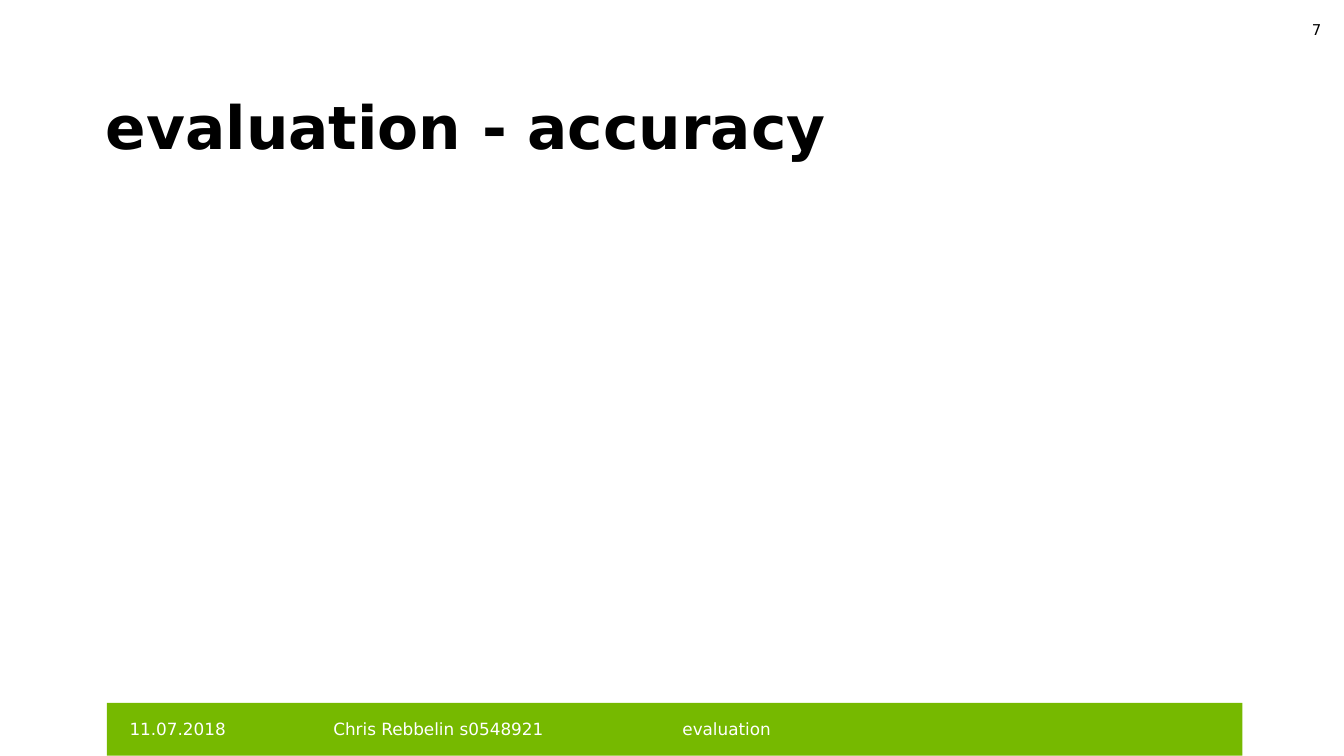
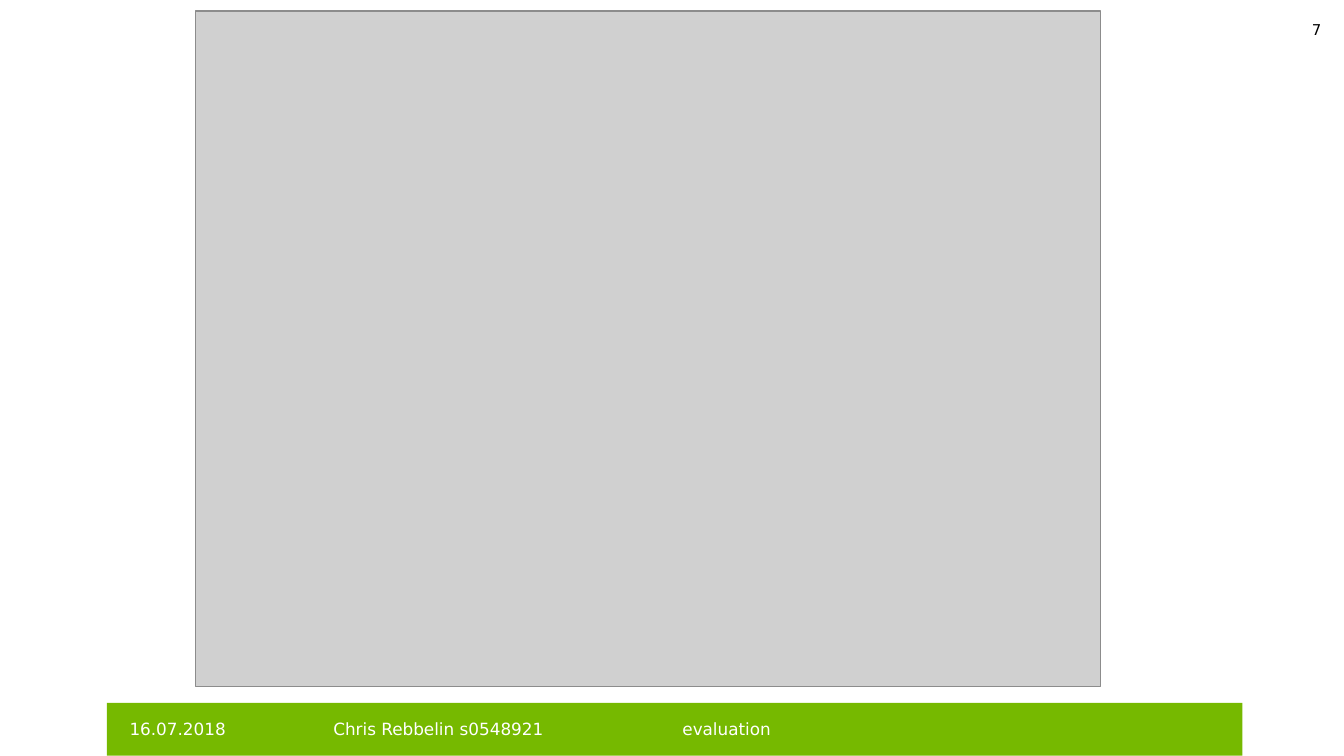
Before and after one commit to HeleleF/cnnProjUni, a slide deck: slide 7 of beleggg.pptx. Drawn at 1344x756 pixels with LibreOffice and Linux fonts; fonts in the diff are those of the drawing; grey boxes stand for pictures; background and template pictures are left out. Boxes give left, top, right and bottom in pixels: in the first picture for what was removed or moved away, otherwise in the second. Text is boxed around its words. In the diff, an @@ line names an element or a change of style, - is before the commit and + after.

```diff
--- a/beleggg.pptx
+++ b/beleggg.pptx
@@ picture added at <box>196,11,1101,687</box> @@
@@ title removed at <box>106,103,826,161</box> @@
-evaluation - accuracy
@@ text at <box>130,722,226,736</box>: text changed @@
-11.07.2018
+16.07.2018
```
Also in this commit, not shown: 10 other slides changed, 11 slides added, 1 other file.
